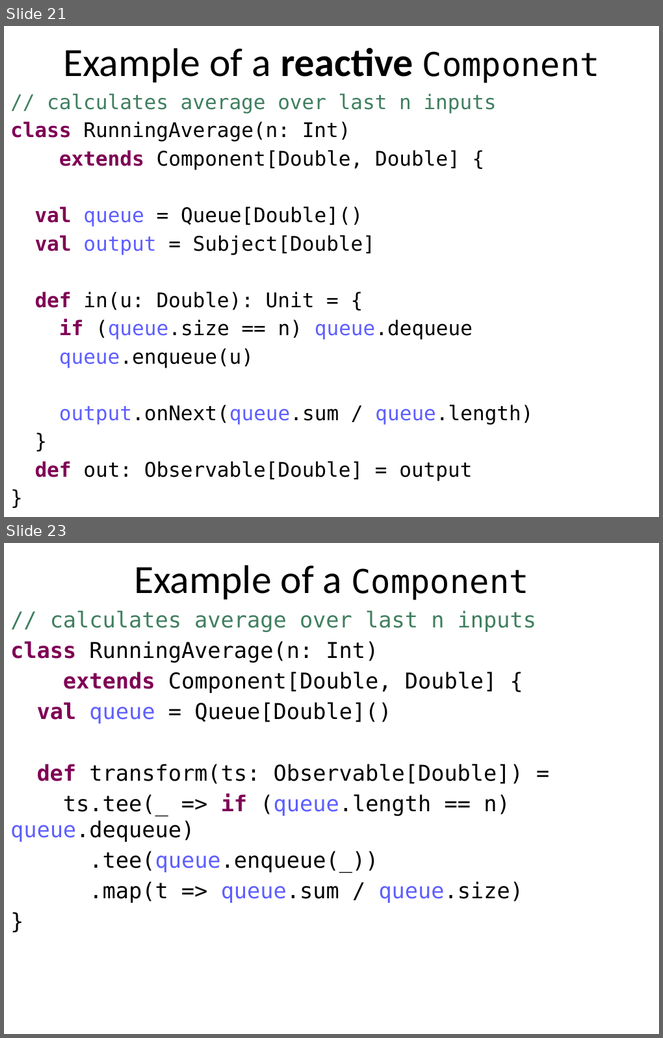
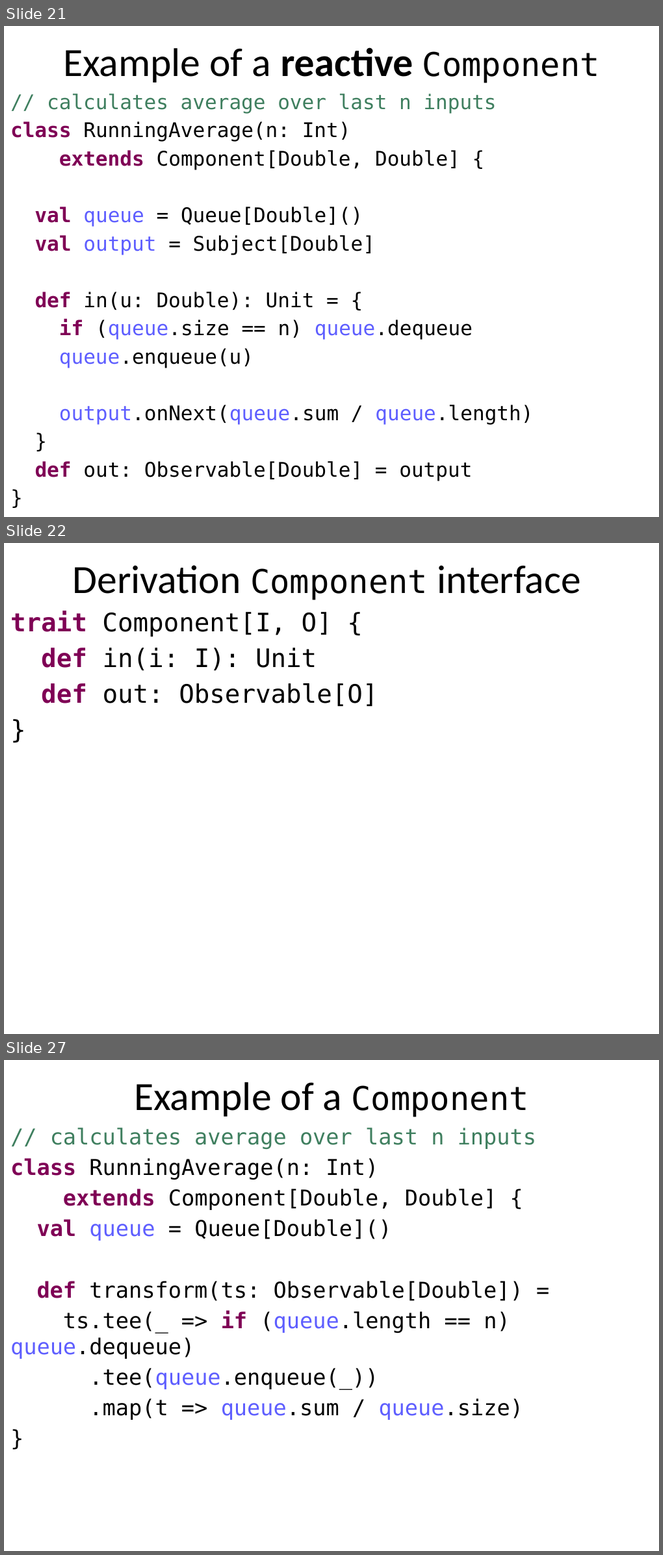
Before and after one commit to rvanheest/Thesis-Feedback-Control-Report-and-Presentation, a slide deck: Derivation of Component.pptx. Shown one above the other, each under a label of ours: slides 21 and 23 before the commit, slides 21, 22 and 27 after it; the slides between them are not shown. The pictures are 663x1038 and 663x1555 pixels, drawn with LibreOffice and Linux fonts; fonts in the diff are those of the drawing. Boxes give left, top, right and bottom in pixels: in the first picture for what was removed or moved away, otherwise in the second. Text is boxed around its words. In the diff, an @@ line names an element or a change of style, - is before the commit and + after.

Commit message:
Improved the derivation of the Component interface

```diff
--- a/Derivation of Component.pptx
+++ b/Derivation of Component.pptx
@@ slide 22 added at [4,543,659,1034], background #FFFFFF @@
@@ text added at [73,565,581,600], 44 pt, text #000000 @@
+Derivation Component interface
@@ text added at [10,611,378,707], 28 pt, text #000000 @@
+trait Component[I, O] {
+def in(i: I): Unit
+def out: Observable[O]
+}
@@ what was slide 23 is now slide 27 @@
```
Also in this commit, not shown: 1 slide changed, 3 other slides added.
